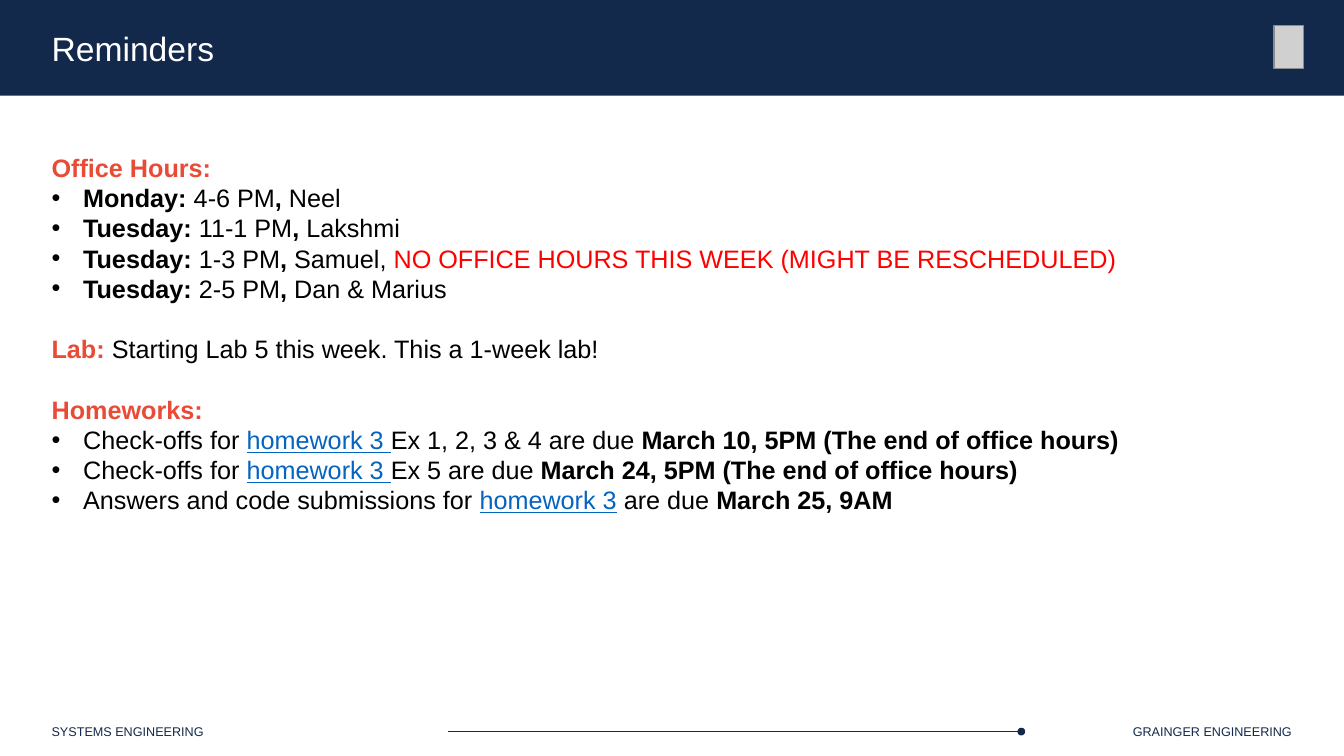
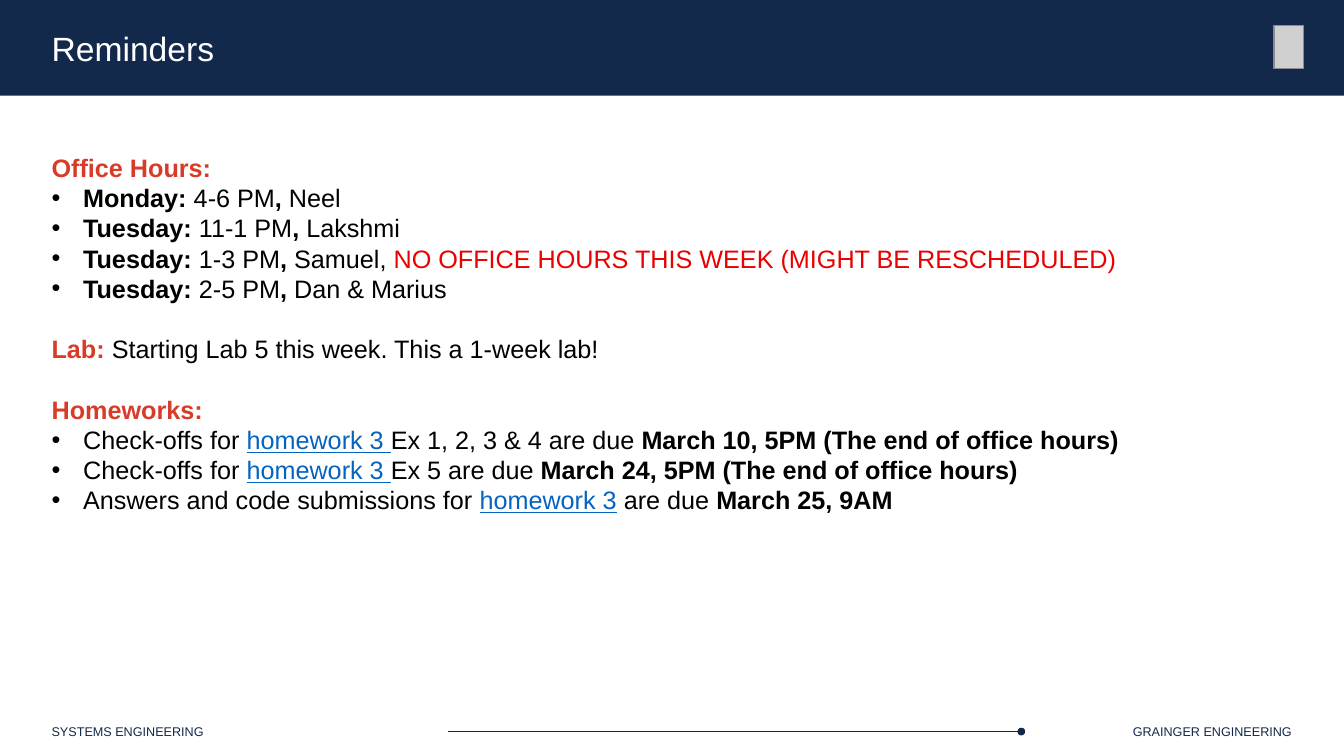
Before and after one commit to Marius-Juston/SE-423---Class-Material, a slide deck: slide 3 of Lectures/Slides/L14.pptx. Drawn at 1344x756 pixels with LibreOffice and Linux fonts; fonts in the diff are those of the drawing; grey boxes stand for pictures. Boxes give left, top, right and bottom in pixels: in the first picture for what was removed or moved away, otherwise in the second. Text is boxed around its words. In the diff, an @@ line names an element or a change of style, - is before the commit and + after.

```diff
--- a/Lectures/Slides/L14.pptx
+++ b/Lectures/Slides/L14.pptx
@@ text at bbox=[52, 158, 1116, 420]: text colour #E84B36 to #D83B27 in "Office Hours:", "Lab:", "Homeworks:"; text colour #FF0000 to #EA0000 in "NO OFFICE HOURS THIS WEEK (MIGHT BE ..." @@
```
Also in this commit, not shown: 2 other slides changed, 22 other files.
